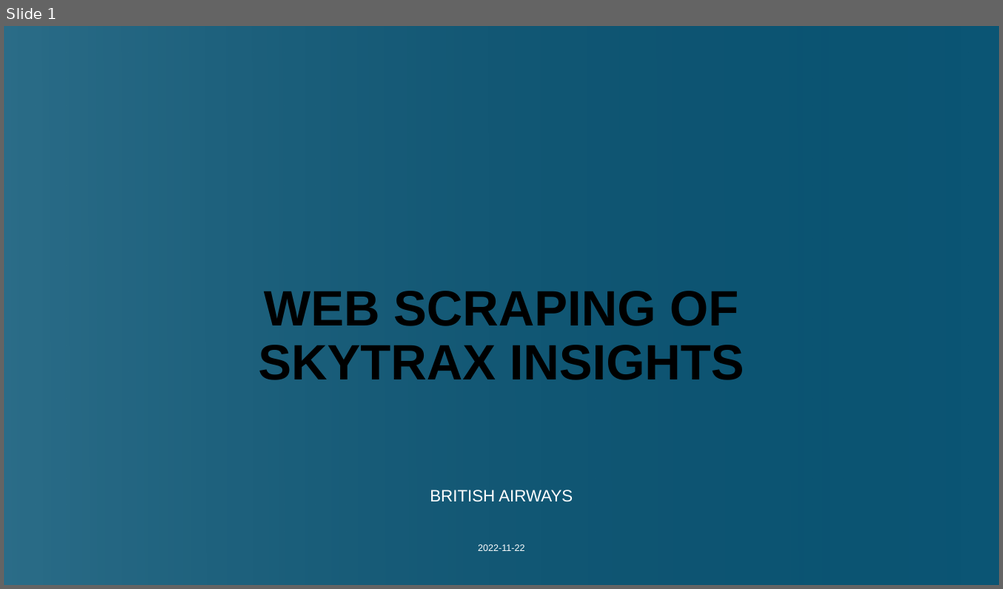
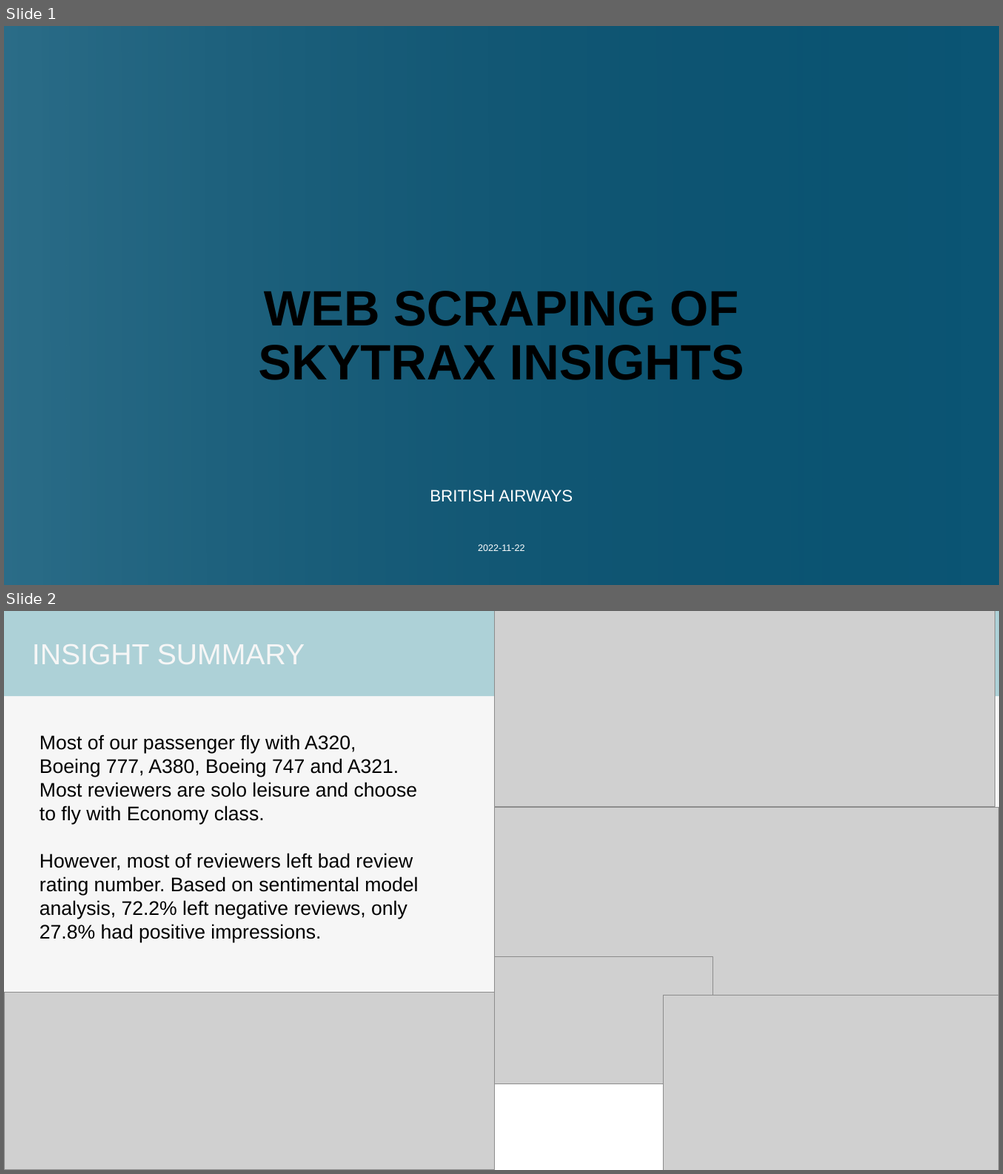
Before and after one commit to rNLKJA/British-Airways-Data-Science-virtual-experience-programme, a slide deck: 1. Web scraping to gain company insights/WEB SCRAPING OF SKYTRAX INSIGHTS.pptx. Shown one above the other, each under a label of ours: slide 1 before the commit, slides 1 and 2 after it. The pictures are 1003x589 and 1003x1174 pixels, drawn with LibreOffice and Linux fonts; fonts in the diff are those of the drawing; grey boxes stand for pictures; background and template pictures are left out. Boxes give left, top, right and bottom in pixels: in the first picture for what was removed or moved away, otherwise in the second. Text is boxed around its words. In the diff, an @@ line names an element or a change of style, - is before the commit and + after.

```diff
--- a/1. Web scraping to gain company insights/WEB SCRAPING OF SKYTRAX INSIGHTS.pptx
+++ b/1. Web scraping to gain company insights/WEB SCRAPING OF SKYTRAX INSIGHTS.pptx
@@ slide 2 added at <box>4,611,999,1170</box>, background #F6F6F6 @@
@@ rectangle added at <box>4,611,999,696</box>, fill #ADD1D7 @@
@@ picture added at <box>494,611,995,806</box> @@
@@ title added at <box>32,644,304,664</box>, 28 pt, text #F6F6F6 @@
+INSIGHT SUMMARY
@@ text added at <box>40,735,418,943</box>, 19 pt, text #000000 @@
+Most of our passenger fly with A320, Boeing 777, A380, Boeing 747 and A321. Most reviewers are solo leisure and choose to fly with Economy class.
+However, most of reviewers left bad review rating number. Based on sentimental model analysis, 72.2% left negative reviews, only 27.8% had positive impressions.
@@ picture added at <box>494,808,999,996</box> @@
@@ picture added at <box>494,957,713,1085</box> @@
@@ picture added at <box>4,992,494,1170</box> @@
@@ picture added at <box>663,995,999,1170</box> @@
@@ rectangle added at <box>426,1080,700,1170</box>, fill #FFFFFF, outline #BEB3B2 0.75 pt @@
```
Also in this commit, not shown: 1 slide removed, 6 other files.
